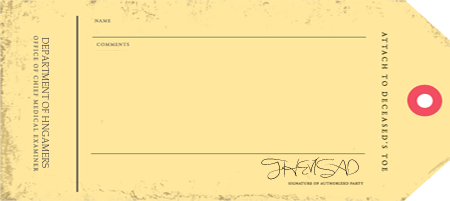
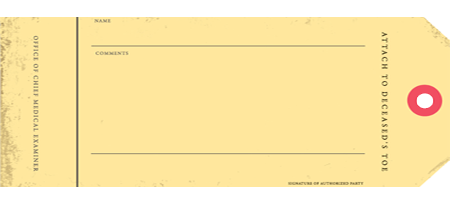
Layer changes from the first (450, 201) image to the second:
hid "department of hngamers" over [42, 37, 49, 168]
hid "TheVisad" over [261, 157, 359, 180]
hid "Layer 2" over [91, 35, 368, 51]
hid "Layer 1" over [91, 41, 367, 56]
painted on "Background" over [0, 0, 433, 201]
